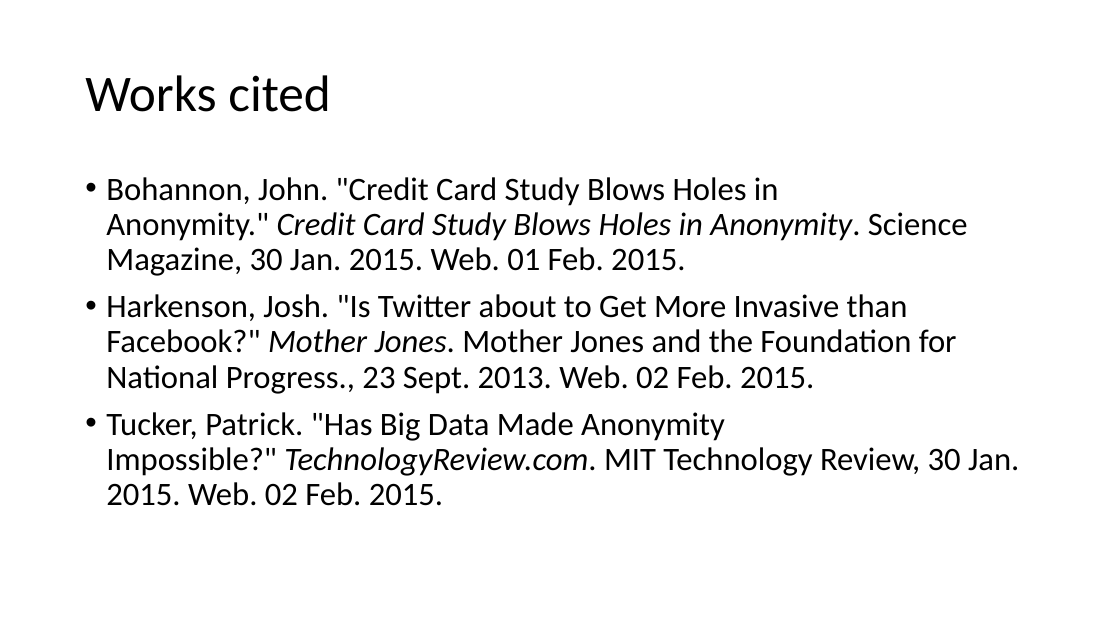
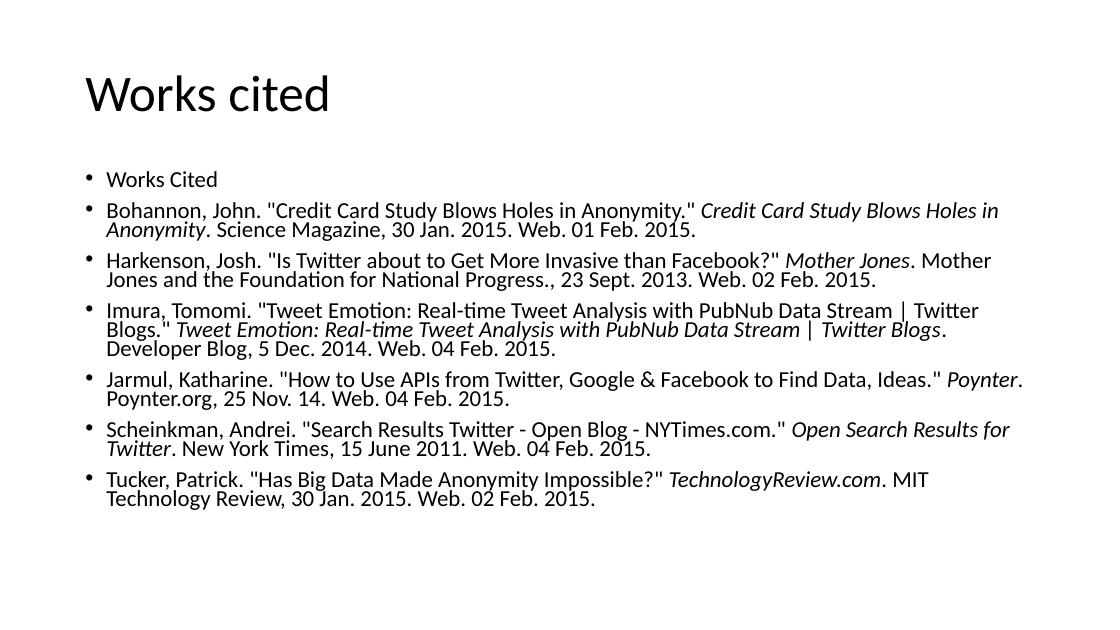
Before and after one commit to deniseygrace/COT-4935-Group-7-Project, a slide deck: slide 24 of Twitter.pptx (slide 21 before the commit). Drawn at 1120x630 pixels with LibreOffice and Linux fonts; fonts in the diff are those of the drawing. Boxes give left, top, right and bottom in pixels: in the first picture for what was removed or moved away, otherwise in the second. Text is boxed around its words. In the diff, an @@ line names an element or a change of style, - is before the commit and + after.

```diff
--- a/Twitter.pptx
+++ b/Twitter.pptx
@@ text at (x1=106, y1=171, x2=218, y2=187): paragraph added @@
+• Works Cited
@@ text at (x1=106, y1=202, x2=999, y2=510): size 28 to 19.6 pt in "Bohannon, John. "Credit Card Study Blows Holes ...", "Harkenson, Josh. "Is Twitter about to Get ...", "Tucker, Patrick. "Has Big Data Made Anonymity ..."; line spacing 0.9 to 0.7 @@
@@ text at (x1=106, y1=302, x2=1023, y2=459): paragraphs added @@
+• Imura, Tomomi. "Tweet Emotion: Real-time Tweet Analysis with PubNub Data Stream | Twitter Blogs." Tweet Emotion: Real-time Tweet Analysis with PubNub Data Stream | Twitter Blogs. Developer Blog, 5 Dec. 2014. Web. 04 Feb. 2015.
+• Jarmul, Katharine. "How to Use APIs from Twitter, Google & Facebook to Find Data, Ideas." Poynter. Poynter.org, 25 Nov. 14. Web. 04 Feb. 2015.
+• Scheinkman, Andrei. "Search Results Twitter - Open Blog - NYTimes.com." Open Search Results for Twitter. New York Times, 15 June 2011. Web. 04 Feb. 2015.
```
Also in this commit, not shown: 8 other slides changed, 4 slides added, 1 slide removed, 29 other files.
